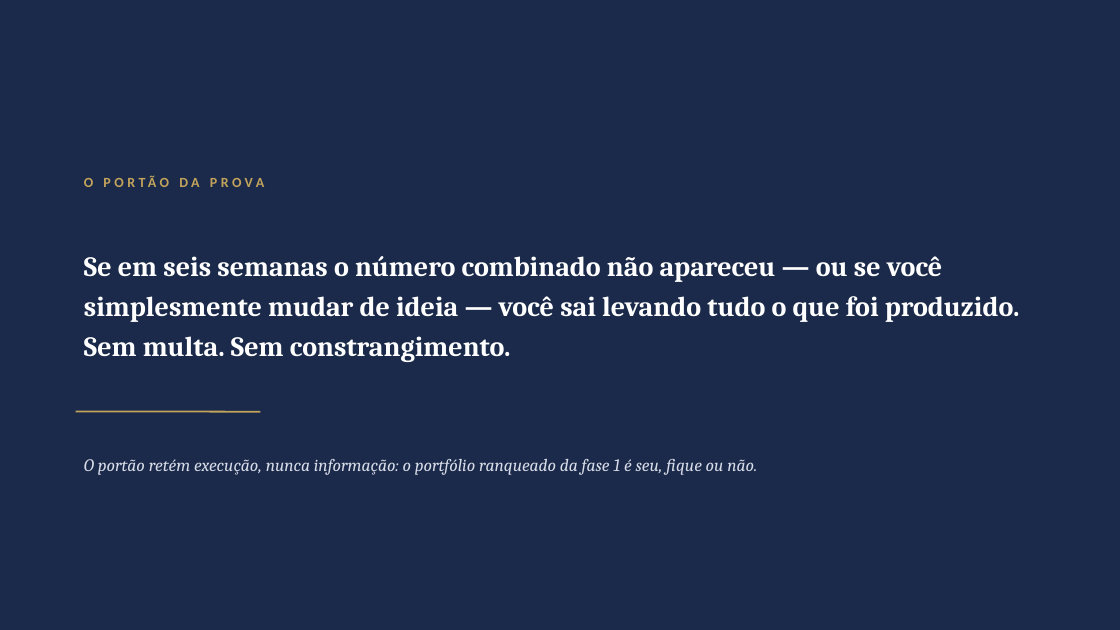
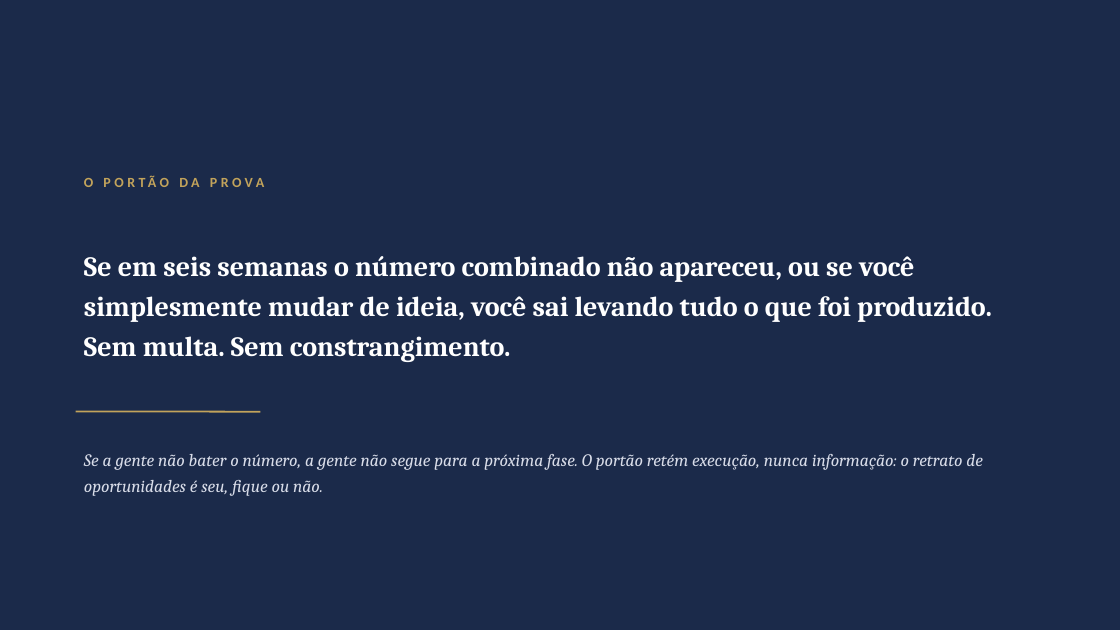
Before and after one commit to DanielMoraesCoca/abba-ops, a slide deck: slide 8 of 08-materiais/modelos/abba-deck-institucional.pptx (slide 6 before the commit). Drawn at 1120x630 pixels with LibreOffice and Linux fonts; fonts in the diff are those of the drawing. Boxes give left, top, right and bottom in pixels: in the first picture for what was removed or moved away, otherwise in the second. Text is boxed around its words. In the diff, an @@ line names an element or a change of style, - is before the commit and + after.

```diff
--- a/08-materiais/modelos/abba-deck-institucional.pptx
+++ b/08-materiais/modelos/abba-deck-institucional.pptx
@@ text at [84, 256, 992, 362]: text changed @@
-Se em seis semanas o número combinado não apareceu — ou se você simplesmente mudar de ideia — você sai levando tudo o que foi produzido. Sem multa. Sem constrangimento.
+Se em seis semanas o número combinado não apareceu, ou se você simplesmente mudar de ideia, você sai levando tudo o que foi produzido. Sem multa. Sem constrangimento.
@@ text at [84, 454, 983, 496]: text changed @@
-O portão retém execução, nunca informação: o portfólio ranqueado da fase 1 é seu, fique ou não.
+Se a gente não bater o número, a gente não segue para a próxima fase. O portão retém execução, nunca informação: o retrato de oportunidades é seu, fique ou não.
```
Also in this commit, not shown: 8 other slides changed, 3 slides added, 3 slides removed, 18 other files.
